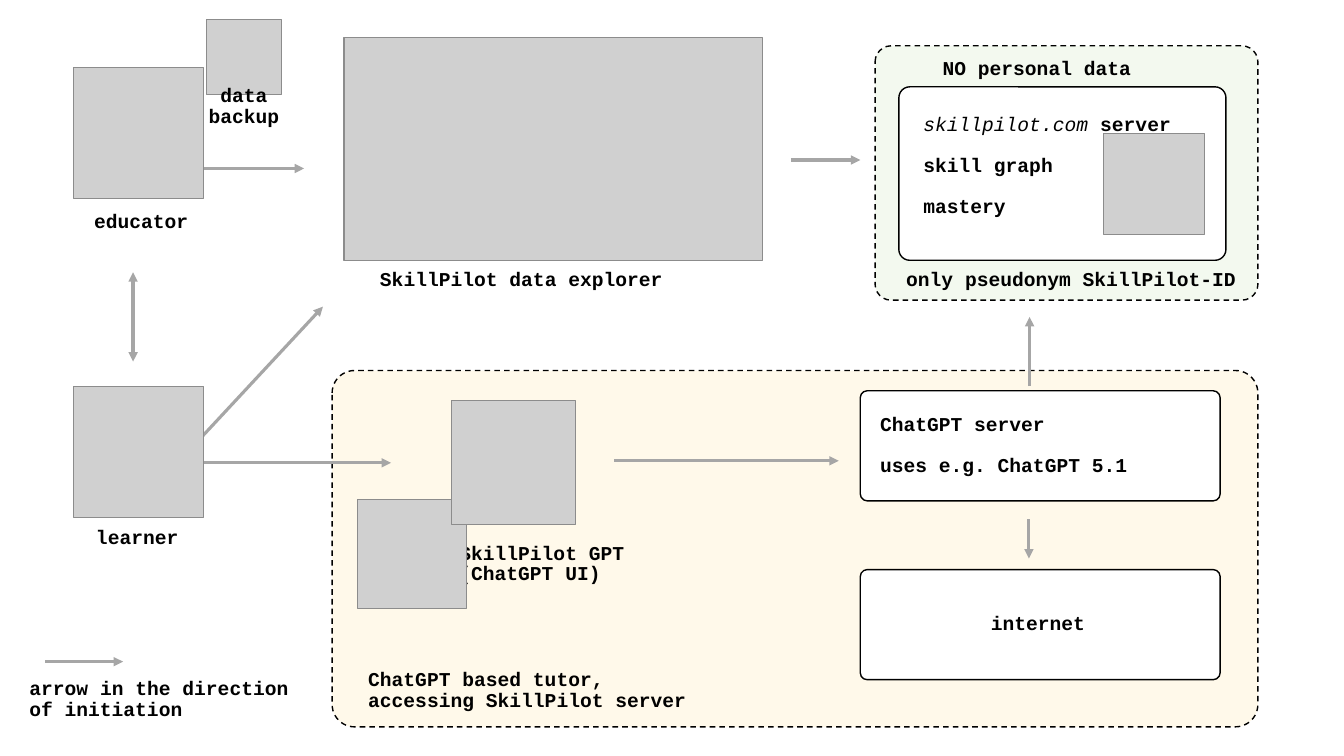
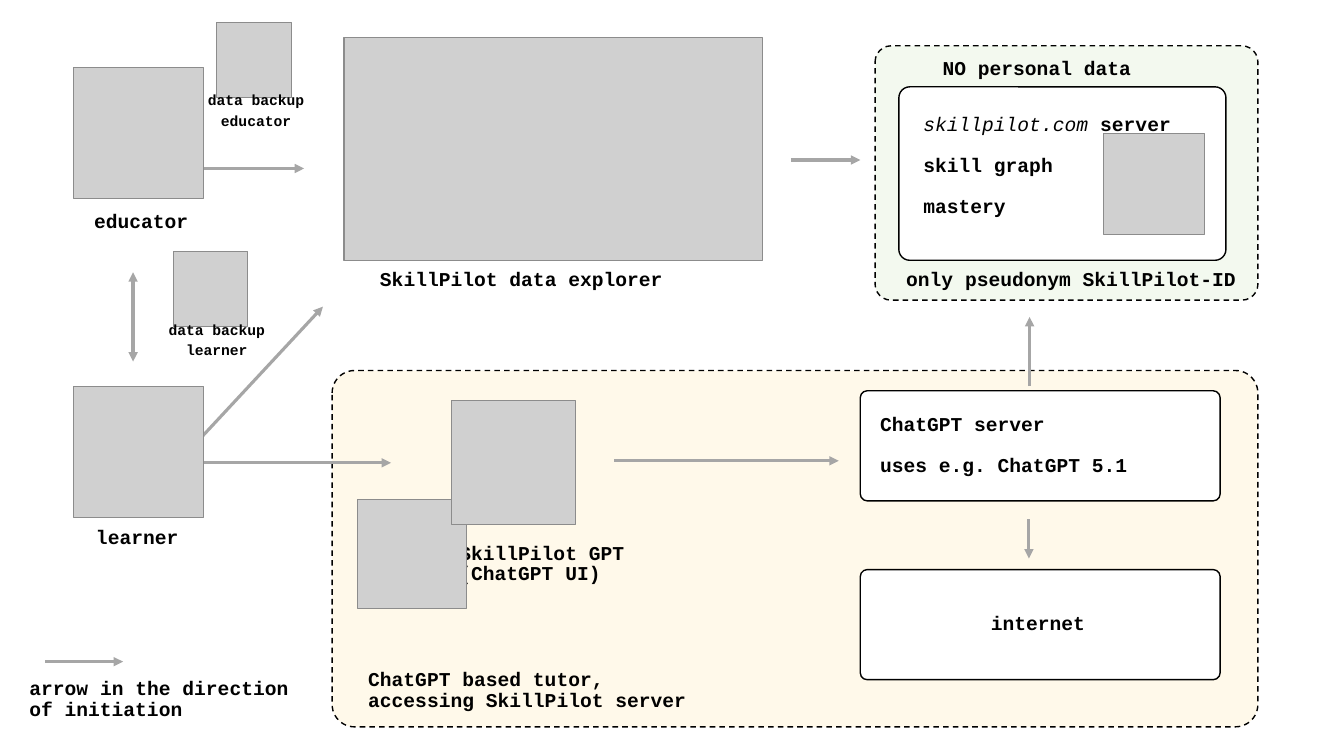
Before and after one commit to enpasos/skillpilot, a slide deck: slide 2 of docs/whitepaper/Sketch.pptx. Drawn at 1344x756 pixels with LibreOffice and Linux fonts; fonts in the diff are those of the drawing; grey boxes stand for pictures. Boxes give left, top, right and bottom in pixels: in the first picture for what was removed or moved away, otherwise in the second. Text is boxed around its words. In the diff, an @@ line names an element or a change of style, - is before the commit and + after.

```diff
--- a/docs/whitepaper/Sketch.pptx
+++ b/docs/whitepaper/Sketch.pptx
@@ picture: place and size @@
-picture at [207, 20, 281, 95]
+picture at [217, 22, 291, 97]
@@ text at [208, 94, 305, 126]: text changed; size 14 to 10.5 pt @@
-data
-backup
+data backup
+educator
@@ picture added at [173, 251, 248, 326] @@
@@ text added at [169, 324, 265, 355], 10.5 pt, text #000000, bold @@
+data backup
+learner
```
Also in this commit, not shown: 1 other slide changed, 5 other files.
